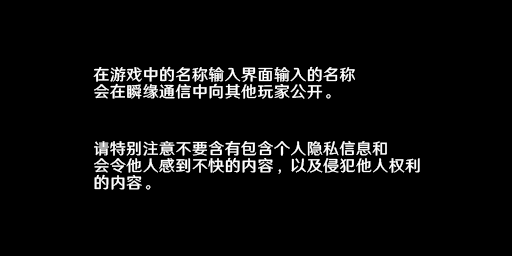
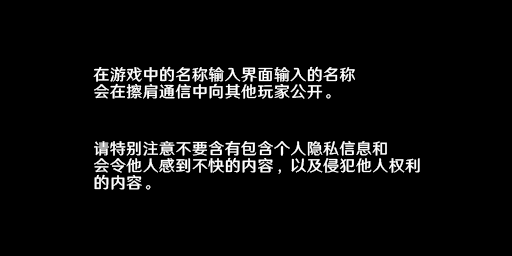
The second 512x256 image is a revision of the first. Changes to its layers:
renamed "在游戏中的名称输入界面输入的名称 会在瞬缘通信中向其他玩家公开。" to "在游戏中的名称输入界面输入的名称 会在擦肩通信中向其他玩家公开。", painted on it over [126, 84, 159, 99]
